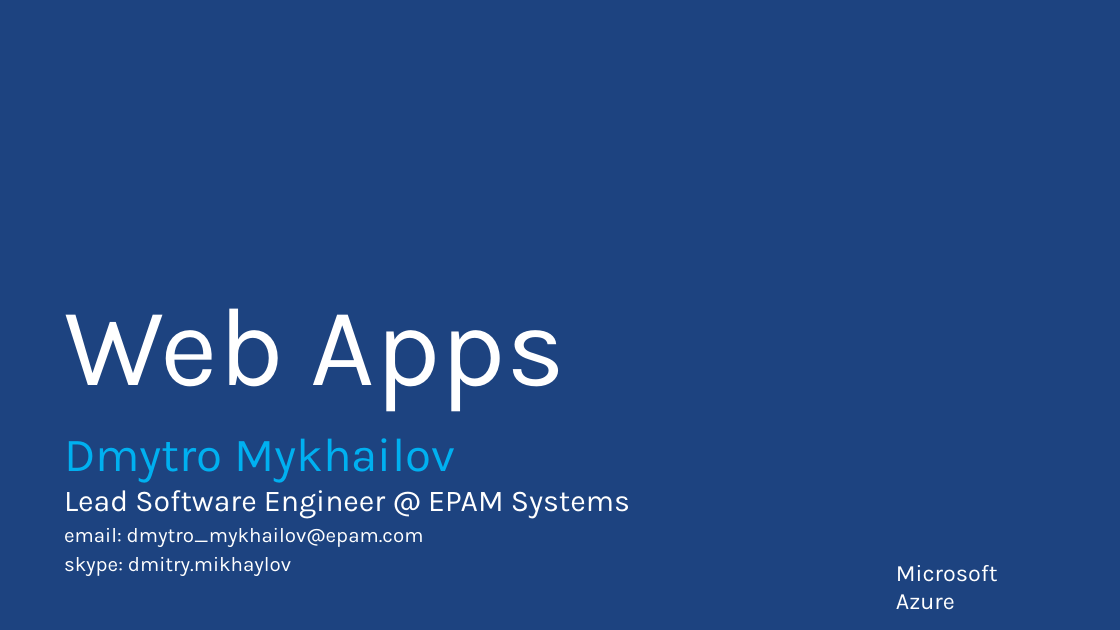
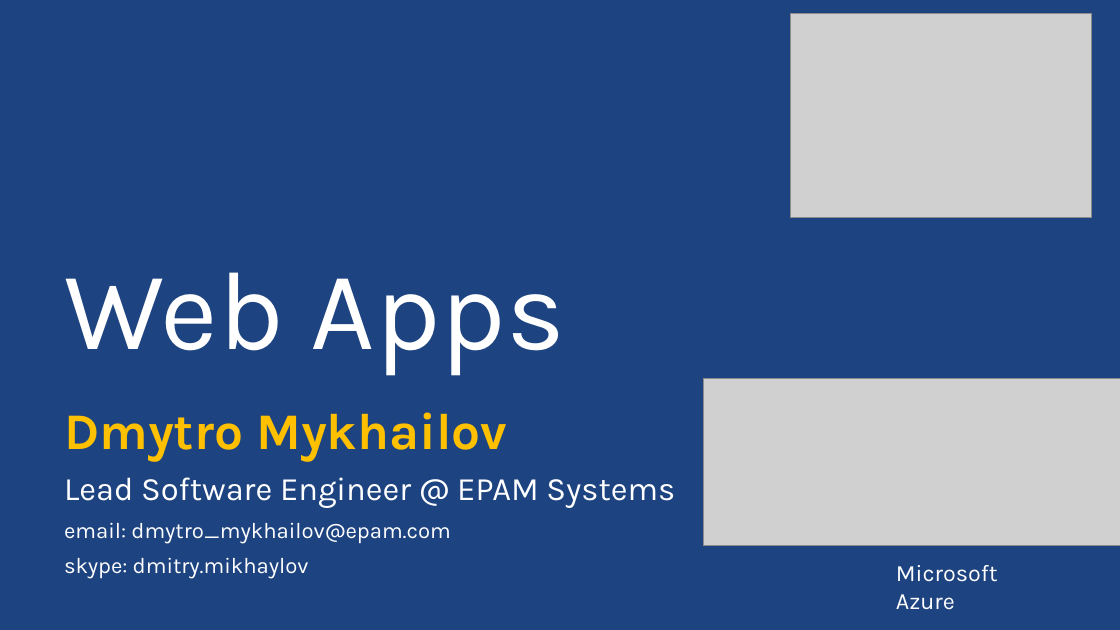
Before and after one commit to PyroJoke/AzureBootcamp2015Kharkiv, a slide deck: slide 1 of Presentations/AzureGlobalBootcamp - WebApps.pptx. Drawn at 1120x630 pixels with LibreOffice and Linux fonts; fonts in the diff are those of the drawing; grey boxes stand for pictures; background and template pictures are left out. Boxes give left, top, right and bottom in pixels: in the first picture for what was removed or moved away, otherwise in the second. Text is boxed around its words. In the diff, an @@ line names an element or a change of style, - is before the commit and + after.

```diff
--- a/Presentations/AzureGlobalBootcamp - WebApps.pptx
+++ b/Presentations/AzureGlobalBootcamp - WebApps.pptx
@@ picture added at (x1=791, y1=14, x2=1091, y2=218) @@
@@ title "Web Apps" moved from (x1=64, y1=308, x2=565, y2=412) to (x1=64, y1=272, x2=565, y2=376) @@
@@ picture added at (x1=703, y1=378, x2=1120, y2=545) @@
@@ subtitle "Dmytro Mykhailov" moved from (x1=64, y1=438, x2=630, y2=576) to (x1=64, y1=412, x2=675, y2=579) @@
@@ subtitle "Dmytro Mykhailov" at (x1=64, y1=412, x2=675, y2=579): size 40.7 to 44 pt, text colour #00B0F0 to #FFC000, bold on in "Dmytro Mykhailov"; size 25.9 to 28 pt in "Lead Software Engineer @ EPAM Systems"; size 17.6 to 19 pt in "email: dmytro_mykhailov@epam.com", "skype: dmitry.mikhaylov"; line spacing 0.7 to 0.9 @@
```
Also in this commit, not shown: 4 other files.
